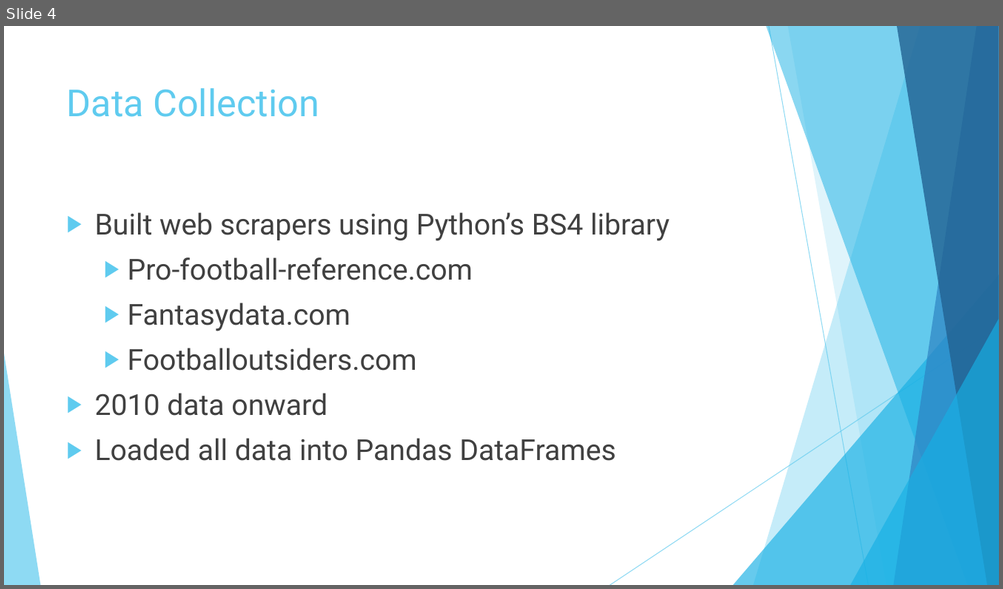
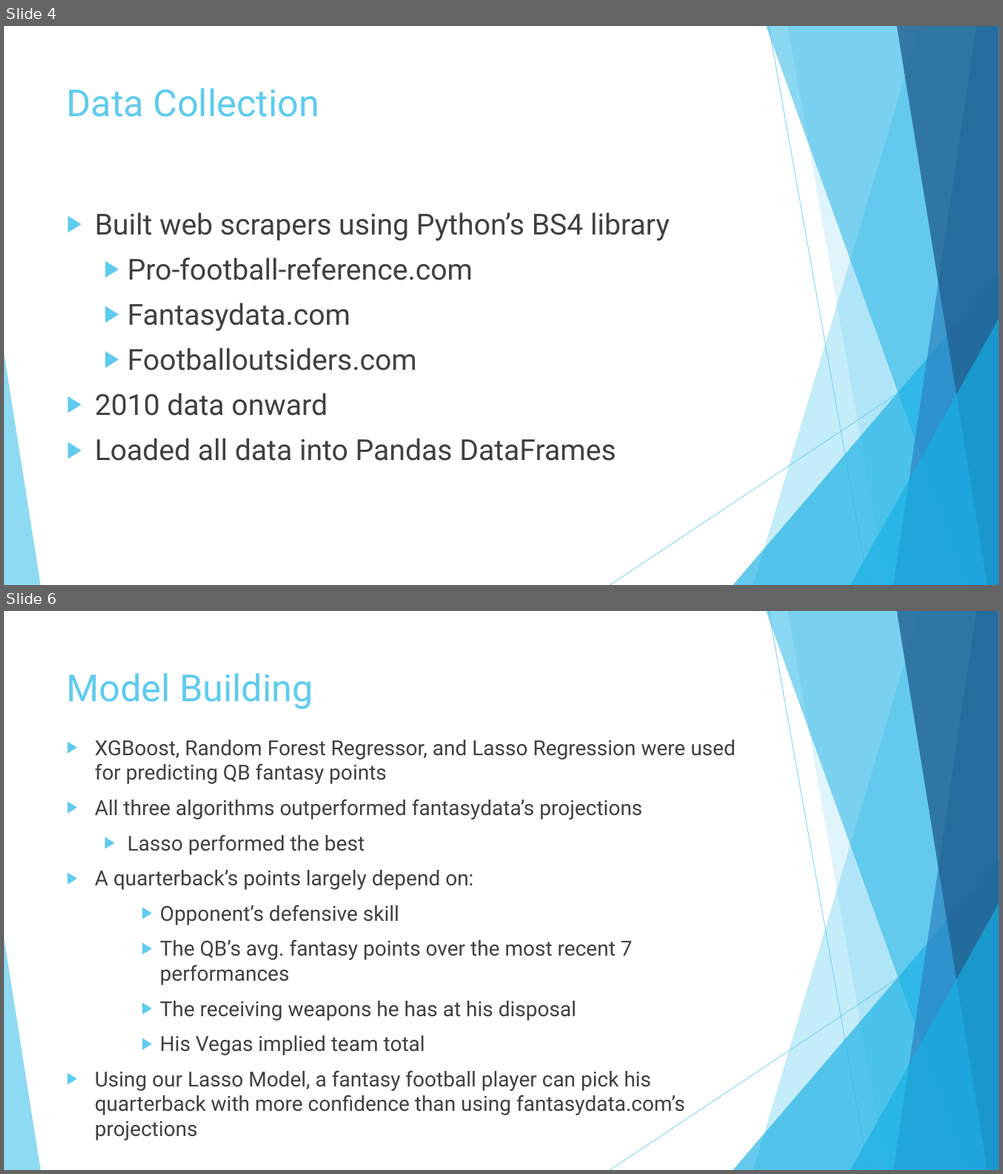
Before and after one commit to mries14/Springboard, a slide deck: Capstone2/capstone2Writeups/PredictingFantasyPoints.pptx. Shown one above the other, each under a label of ours: slide 4 before the commit, slides 4 and 6 after it; the slides between them are not shown. The pictures are 1003x589 and 1003x1174 pixels, drawn with LibreOffice and Linux fonts; fonts in the diff are those of the drawing. Boxes give left, top, right and bottom in pixels: in the first picture for what was removed or moved away, otherwise in the second. Text is boxed around its words. In the diff, an @@ line names an element or a change of style, - is before the commit and + after.

```diff
--- a/Capstone2/capstone2Writeups/PredictingFantasyPoints.pptx
+++ b/Capstone2/capstone2Writeups/PredictingFantasyPoints.pptx
@@ slide 6 added at (x1=4, y1=611, x2=999, y2=1170), background #FFFFFF; not listed: 10 template elements that a slide beside it also shows @@
@@ title added at (x1=67, y1=673, x2=313, y2=709), 36 pt, text #5FCBEF @@
+Model Building
@@ text added at (x1=95, y1=740, x2=736, y2=1141), 20 pt, text #404040 @@
+▶ XGBoost, Random Forest Regressor, and Lasso Regression were used for predicting QB fantasy points
+▶ All three algorithms outperformed fantasydata’s projections
+  ▶ Lasso performed the best
+▶ A quarterback’s points largely depend on:
+    ▶ Opponent’s defensive skill
+    ▶ The QB’s avg. fantasy points over the most recent 7 performances
+    ▶ The receiving weapons he has at his disposal
+    ▶ His Vegas implied team total
+▶ Using our Lasso Model, a fantasy football player can pick his quarterback with more confidence than using fantasydata.com’s projections
```
Also in this commit, not shown: 1 slide changed.
